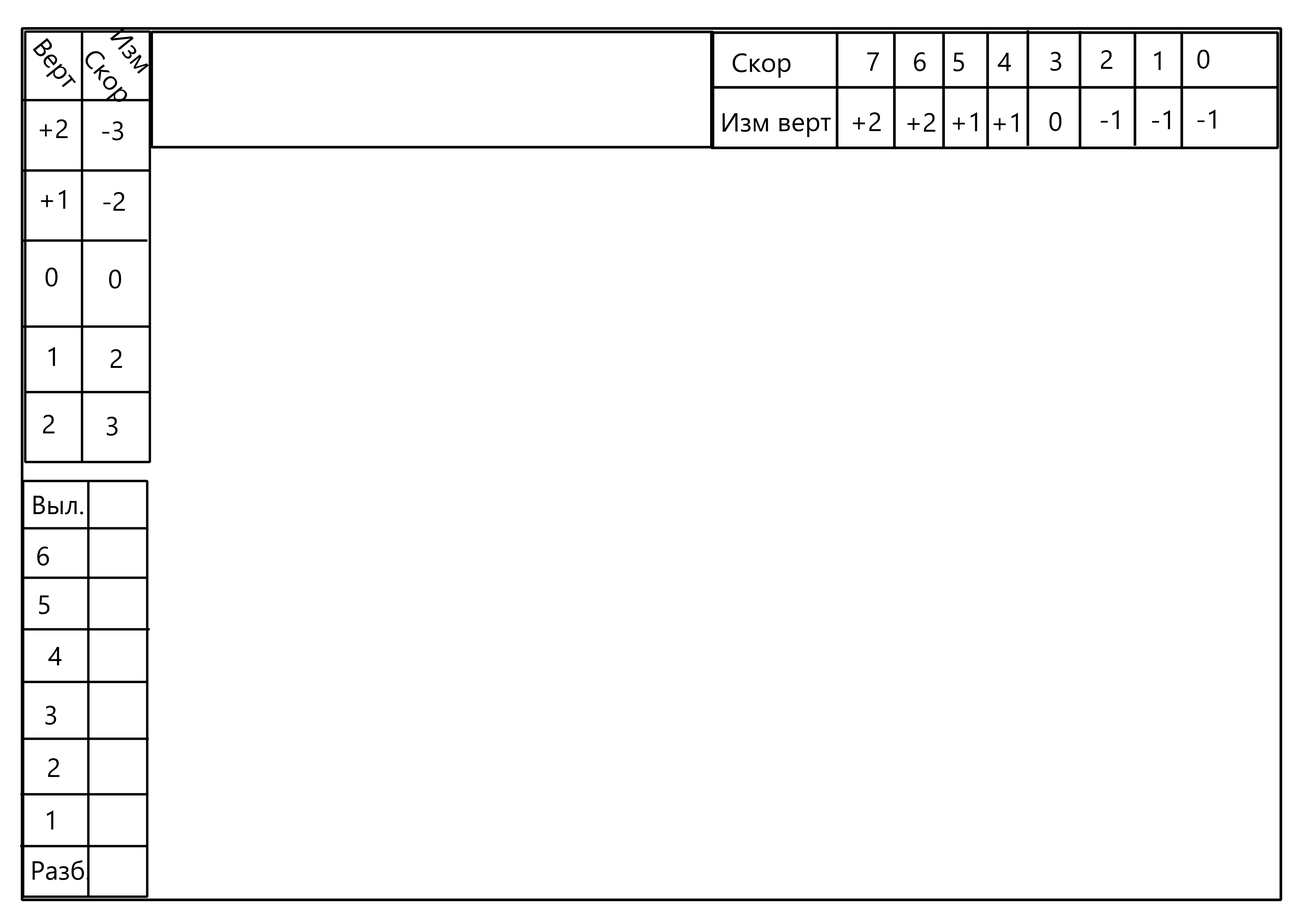
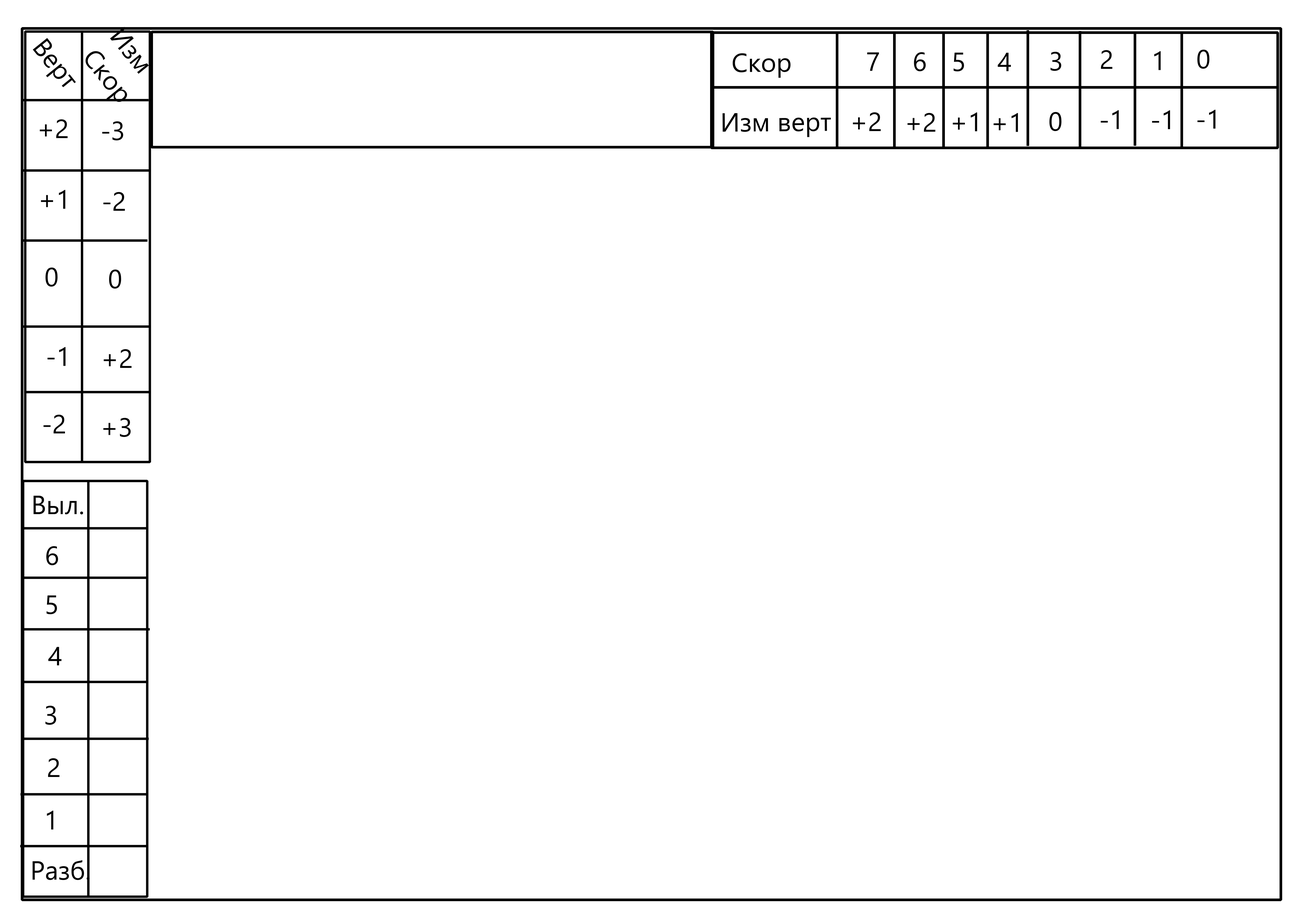
Layered file, before and after one edit (1304x923). Changes by layer:
pixels changed over (x1=37, y1=346, x2=132, y2=615) (layer not identified)
